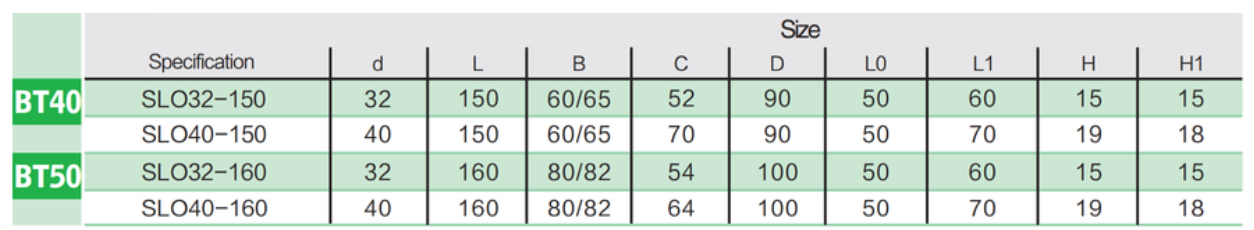
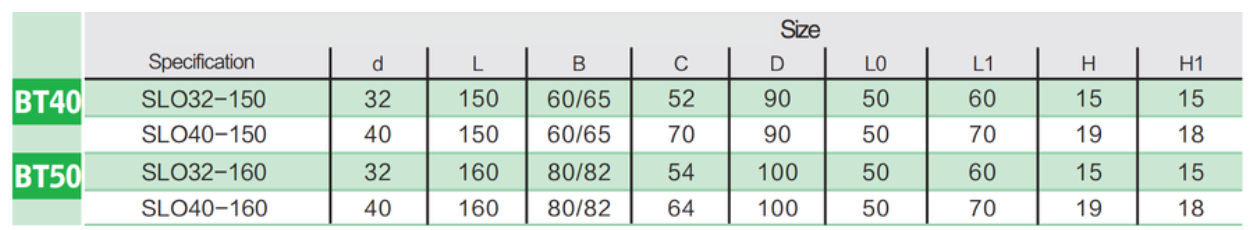
Revision of a layered 1254 x 230 image; what changed, layer by layer:
painted on "Layer 2" over <box>11,12,1244,227</box>